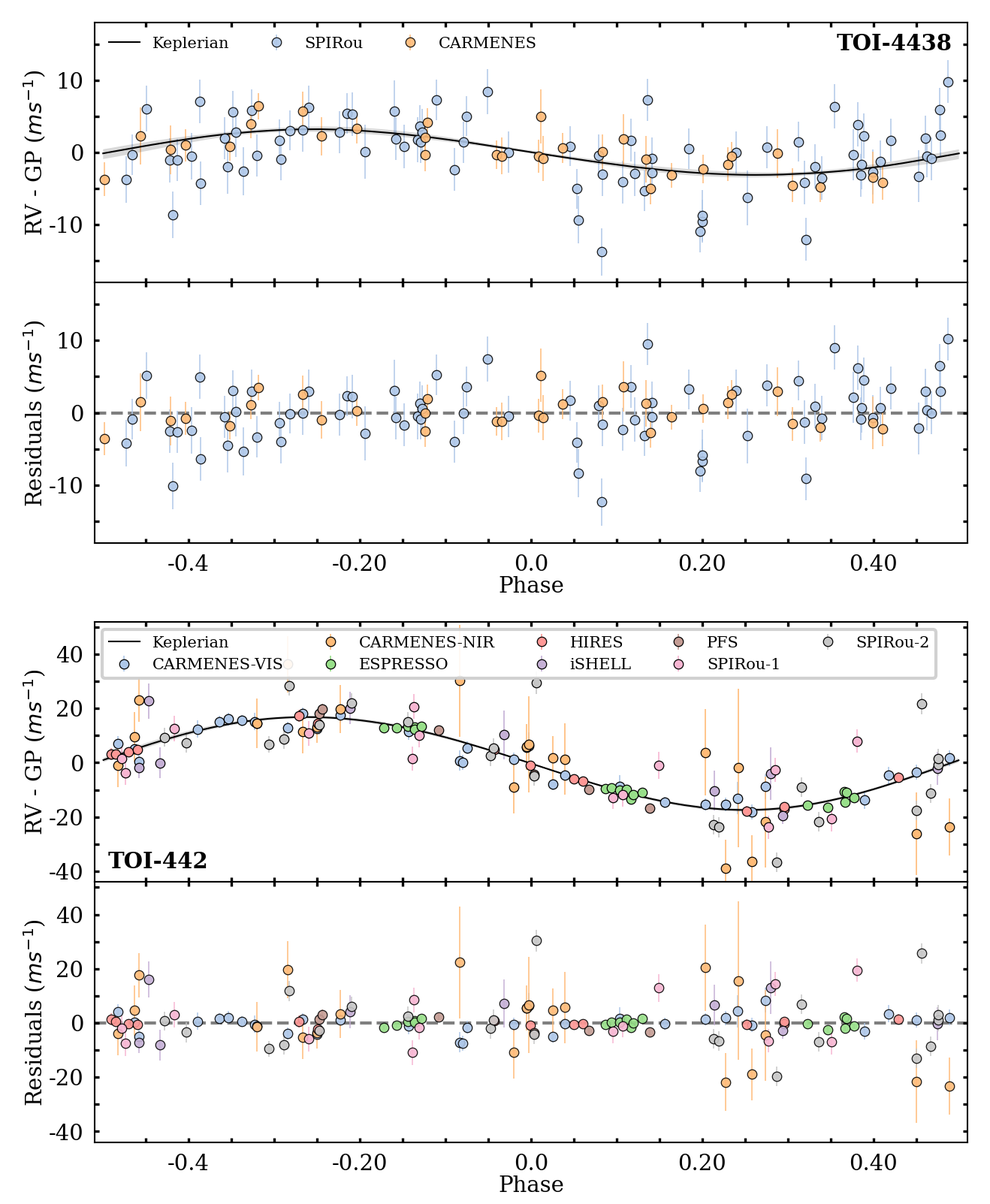
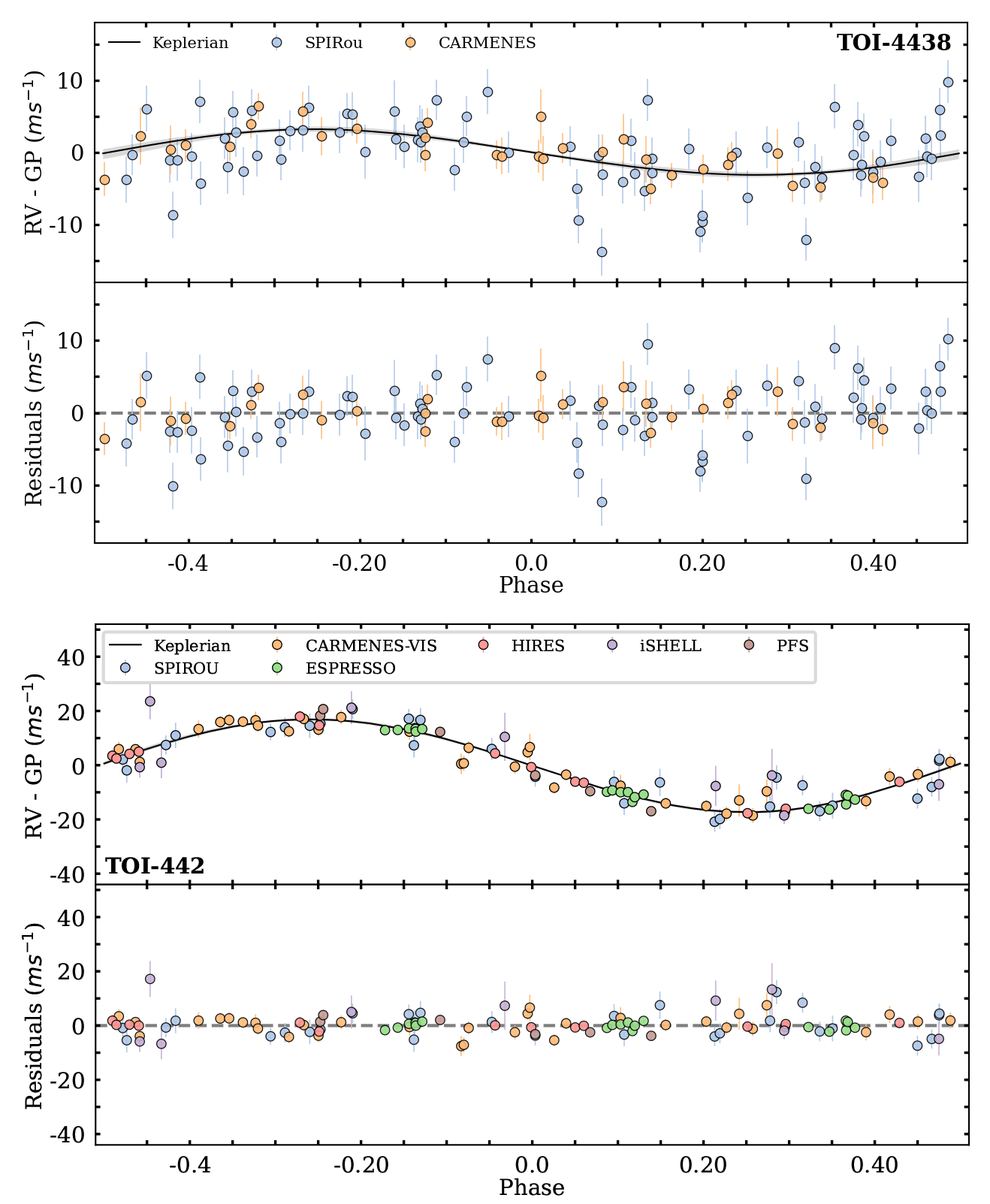
The second w=990, h=1204 image is a revision of the first. Changes to its layers:
added layer "Layer 3" above "Layer 2" over [21, 620, 971, 1196]
hid "Layer 2" over [21, 620, 971, 1196]
